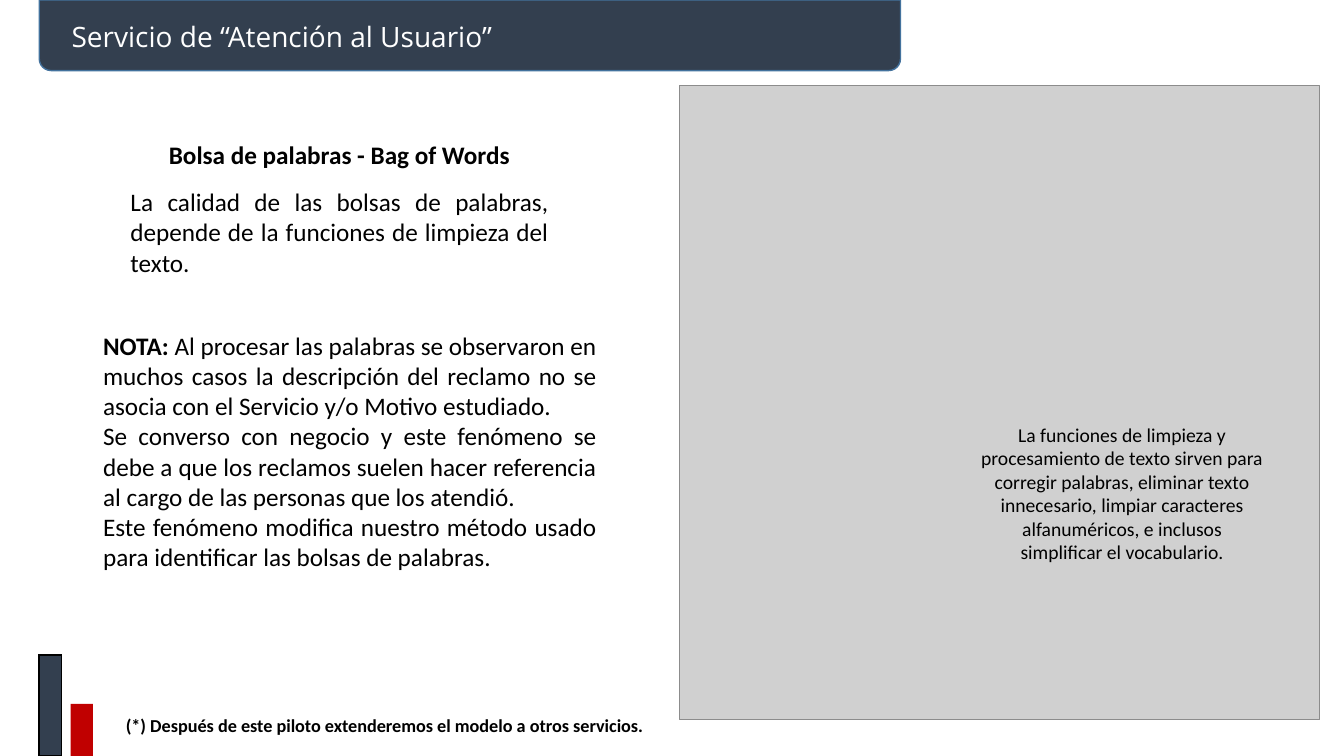
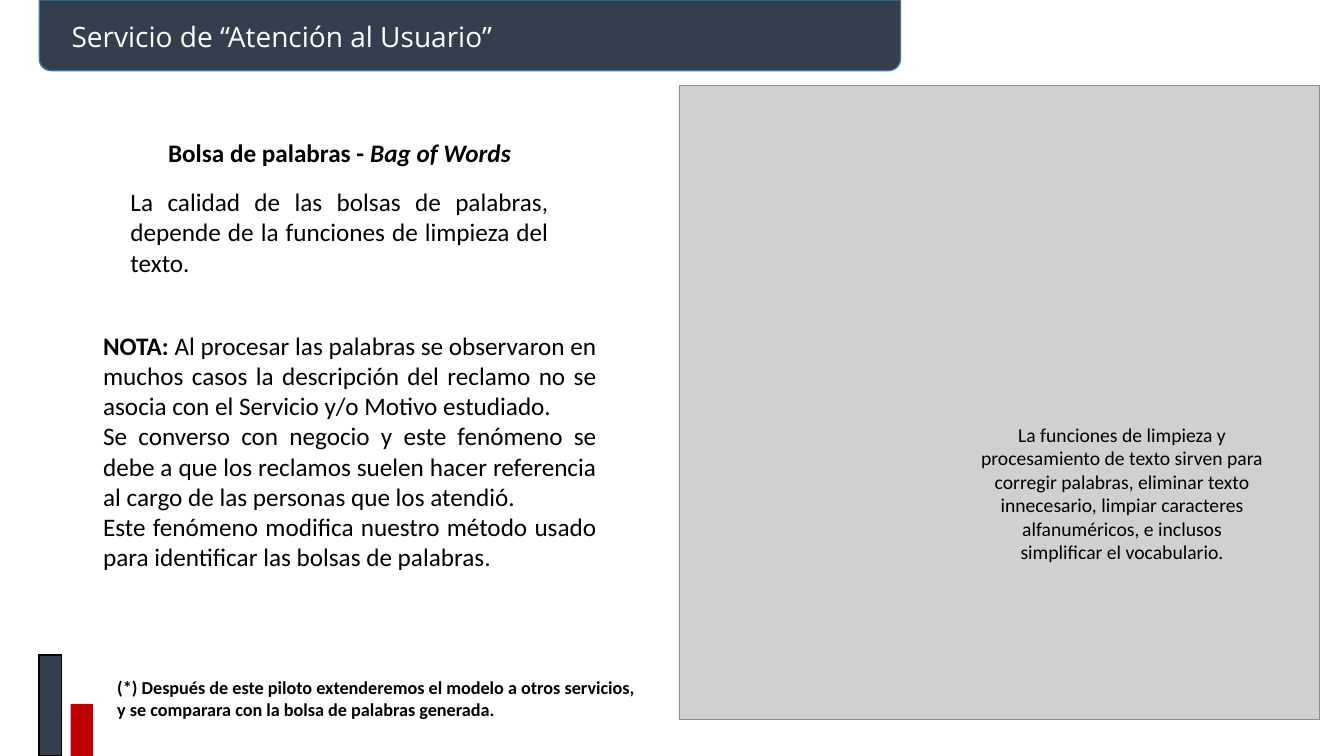
Before and after one commit to johnkbarrera/R2D2, a slide deck: slide 10 of BancoNacion/documentos/Reclamos.pptx. Drawn at 1344x756 pixels with LibreOffice and Linux fonts; fonts in the diff are those of the drawing; grey boxes stand for pictures. Boxes give left, top, right and bottom in pixels: in the first picture for what was removed or moved away, otherwise in the second. Text is boxed around its words. In the diff, an @@ line names an element or a change of style, - is before the commit and + after.

Commit message:
ppt 09 03

```diff
--- a/BancoNacion/documentos/Reclamos.pptx
+++ b/BancoNacion/documentos/Reclamos.pptx
@@ text "Bolsa de palabras - Bag ..." at bbox=[168, 144, 510, 167]: italic on in "Bag of Words" @@
@@ text at bbox=[117, 681, 635, 719]: text changed @@
-(*) Después de este piloto extenderemos el modelo a otros servicios.
+(*) Después de este piloto extenderemos el modelo a otros servicios, y se comparara con la bolsa de palabras generada.
```
Also in this commit, not shown: 1 other file.
